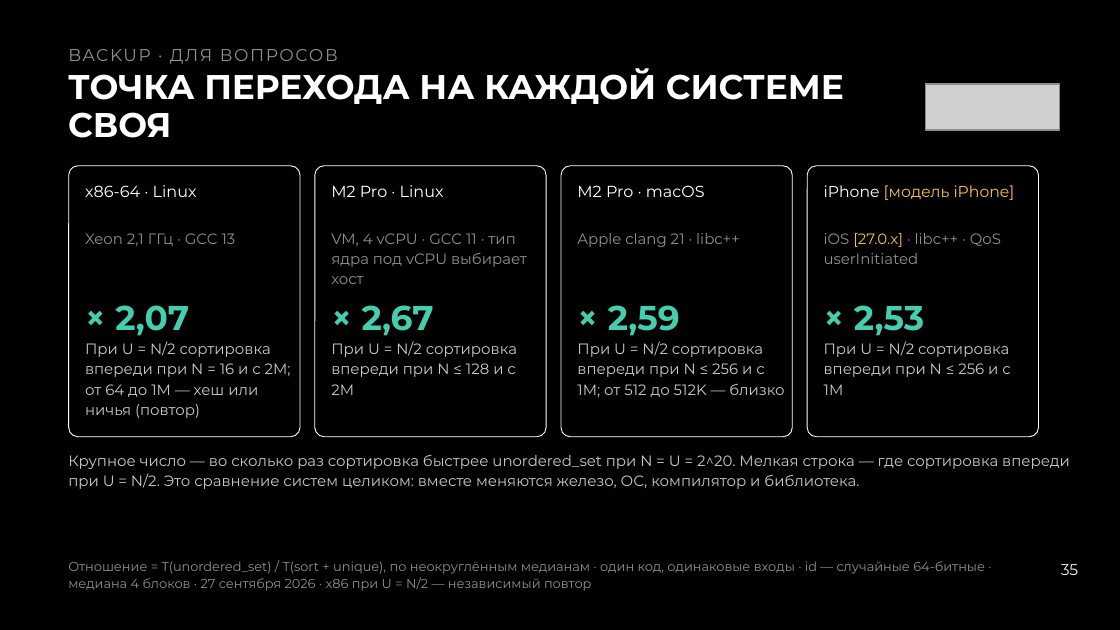
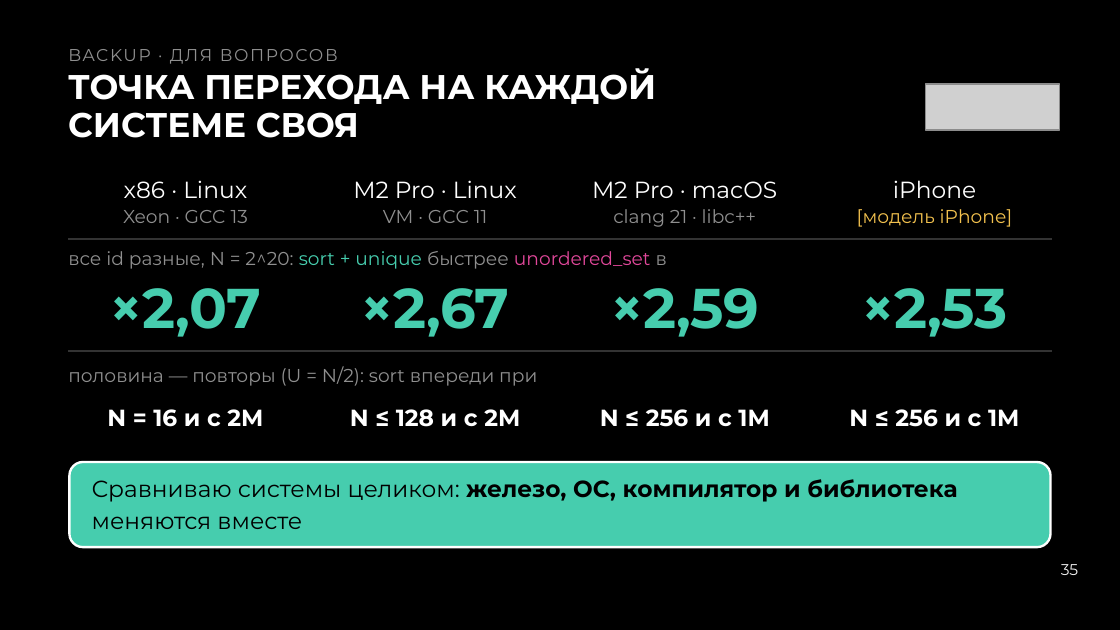
Before and after one commit to Neoron95/conference-hardfest-algorithms, a slide deck: slide 35 of prep/deck/hardfest2026_deck.pptx. Drawn at 1120x630 pixels with LibreOffice and Linux fonts; fonts in the diff are those of the drawing; grey boxes stand for pictures. Boxes give left, top, right and bottom in pixels: in the first picture for what was removed or moved away, otherwise in the second. Text is boxed around its words. In the diff, an @@ line names an element or a change of style, - is before the commit and + after.

```diff
--- a/prep/deck/hardfest2026_deck.pptx
+++ b/prep/deck/hardfest2026_deck.pptx
@@ text "ТОЧКА ПЕРЕХОДА НА КАЖДОЙ СИСТЕМЕ ..." rewrapped from [68, 68, 844, 138] to [68, 68, 656, 138] @@
@@ rounded rectangle removed at [68, 166, 300, 437] @@
@@ text "M2 Pro · Linux": place and size @@
-text "M2 Pro · Linux" at [331, 185, 444, 197]
+text "M2 Pro · Linux" at [353, 180, 517, 198]
@@ text "M2 Pro · Linux" at [353, 180, 517, 198]: size 10.3 to 15 pt; alignment left to centre; line spacing 12.4pt to 18.8pt @@
@@ rounded rectangle removed at [315, 166, 547, 437] @@
@@ rounded rectangle removed at [561, 166, 793, 437] @@
@@ text "M2 Pro · macOS" at [592, 181, 778, 198]: size 10.3 to 15 pt; alignment left to centre; line spacing 12.4pt to 18.8pt @@
@@ text "M2 Pro · macOS": place and size @@
-text "M2 Pro · macOS" at [577, 185, 705, 197]
+text "M2 Pro · macOS" at [592, 181, 778, 198]
@@ rounded rectangle removed at [808, 166, 1039, 437] @@
@@ text at [124, 180, 247, 198]: text changed; size 10.3 to 15 pt @@
-x86-64 · Linux
+x86 · Linux
@@ text at [613, 209, 756, 227]: text changed; size 9.7 to 12 pt @@
-Apple clang 21 · libc++
+clang 21 · libc++
@@ text at [857, 209, 1013, 227]: text changed; size 10.1 to 12 pt @@
-iPhone [модель iPhone]
+[модель iPhone]
@@ text added at [893, 180, 976, 198], 15 pt, text #FFFFFF @@
+iPhone
@@ freeform shape added at [68, 239, 1052, 239], outline #333333 1.13 pt @@
@@ text at [123, 210, 248, 223]: text changed; size 9.7 to 12 pt @@
-Xeon 2,1 ГГц · GCC 13
+Xeon · GCC 13
@@ text at [383, 210, 487, 223]: text changed; size 9.7 to 12 pt @@
-VM, 4 vCPU · GCC 11 · тип ядра под vCPU выбирает хост
+VM · GCC 11
@@ text removed at [824, 233, 1001, 264] @@
-iOS [27.0.x] · libc++ · QoS userInitiated
@@ text added at [68, 251, 667, 269], 12 pt, text #8F8F8F @@
+все id разные, N = 2^20: sort + unique быстрее unordered_set в
@@ text at [110, 288, 261, 337]: text changed; size 22.1 to 36 pt @@
-× 2,07
+×2,07
@@ text at [361, 288, 510, 337]: text changed; size 22.1 to 36 pt @@
-× 2,67
+×2,67
@@ text at [611, 288, 760, 337]: text changed; size 22.1 to 36 pt @@
-× 2,59
+×2,59
@@ text at [862, 288, 1008, 337]: text changed; size 22.1 to 36 pt @@
-× 2,53
+×2,53
@@ freeform shape added at [68, 351, 1052, 351], outline #333333 1.13 pt @@
@@ text at [68, 366, 537, 386]: text changed; size 9.7 to 12 pt; text colour #C8C8C8 to #8F8F8F @@
-При U = N/2 сортировка впереди при N ≤ 256 и с 1M
+половина — повторы (U = N/2): sort впереди при
@@ text at [107, 409, 263, 427]: text changed; size 9.7 to 15 pt; text colour #C8C8C8 to #FFFFFF; bold on @@
-При U = N/2 сортировка впереди при N = 16 и с 2M; от 64 до 1M — хеш или ничья (повтор)
+N = 16 и с 2M
@@ text at [350, 409, 520, 427]: text changed; size 9.7 to 15 pt; text colour #C8C8C8 to #FFFFFF; bold on @@
-При U = N/2 сортировка впереди при N ≤ 128 и с 2M
+N ≤ 128 и с 2M
@@ text at [600, 409, 769, 427]: text changed; size 9.7 to 15 pt; text colour #C8C8C8 to #FFFFFF; bold on @@
-При U = N/2 сортировка впереди при N ≤ 256 и с 1M; от 512 до 512K — близко
+N ≤ 256 и с 1M
@@ text added at [849, 409, 1019, 427], 15 pt, text #FFFFFF, bold @@
+N ≤ 256 и с 1M
@@ text removed at [68, 455, 1070, 489] @@
-Крупное число — во сколько раз сортировка быстрее unordered_set при N = U = 2^20. Мелкая строка — где сортировка впереди при U = N/2. Это сравнение систем целиком: вместе меняются железо, ОС, компилятор и библиотека.
@@ rounded rectangle added at [69, 461, 1051, 547], fill #46CDAE, outline #FFFFFF 1.5 pt @@
@@ text at [92, 479, 957, 529]: text changed; size 8.3 to 15 pt; text colour #8F8F8F to #000000 @@
-Отношение = T(unordered_set) / T(sort + unique), по неокруглённым медианам · один код, одинаковые входы · id — случайные 64-битные · медиана 4 блоков · 27 сентября 2026 · x86 при U = N/2 — независимый повтор
+Сравниваю системы целиком: железо, ОС, компилятор и библиотека меняются вместе
```
Also in this commit, not shown: 45 other slides changed, 1 slide added, 1 slide removed, 3 other files.
